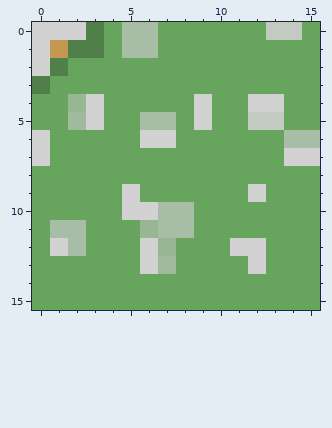
File history of a pixel-art sprite, Programme/My2DGame/res/tiles/road12.png. Above is the file before it was changed.
The file is 16x16 pixels. Colours within 5 levels of each other are drawn and written as one.
After:
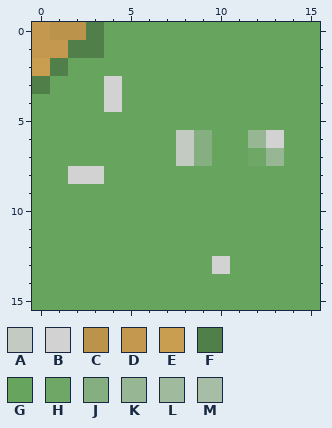
Palette (. is transparent): A #c3cac2  B #d2d2d2  C #bb934b  D #c4984e  E #ca9e51  F #507f4a  G #67a55e  H #6fa767  J #85af80  K #97b694  L #9fba9c  M #a8bda5
What changed:
@@ x 0..15 @@
- 0 BBBFGMMGGGGGGAAG
- 1 BDFFGMMGGGGGGGGG
- 2 BFGGGGGGGGGGGGGG
- 3 FGGGGGGGGGGGGGGG
- 4 GGKBGGGGGBGGBBGG
- 5 GGLBGGMMGBGGAAGG
- 6 BGGGGGBBGGGGGGMM
- 7 BGGGGGGGGGGGGGBB
- 8 GGGGGGGGGGGGGGGG
- 9 GGGGGBGGGGGGBGGG
-10 GGGGGBBMMGGGGGGG
-11 GMMGGGKMMGGGGGGG
-12 GBMGGGBKGGGBBGGG
-13 GGGGGGBLGGGGBGGG
+ 0 DCCFGGGGGGGGGGGG
+ 1 DDFFGGGGGGGGGGGG
+ 2 EFGGGGGGGGGGGGGG
+ 3 FGGGBGGGGGGGGGGG
+ 4 GGGGBGGGGGGGGGGG
+ 5 GGGGGGGGGGGGGGGG
+ 6 GGGGGGGGAJGGKBGG
+ 7 GGGGGGGGAJGGHKGG
+ 8 GGBBGGGGGGGGGGGG
+ 9 GGGGGGGGGGGGGGGG
+10 GGGGGGGGGGGGGGGG
+11 GGGGGGGGGGGGGGGG
+12 GGGGGGGGGGGGGGGG
+13 GGGGGGGGGGBGGGGG
 14 GGGGGGGGGGGGGGGG
Boxes around the changes in both pictures, in picture pixels (x1, y1, x2, y2):
changed: (32, 22, 320, 274)
